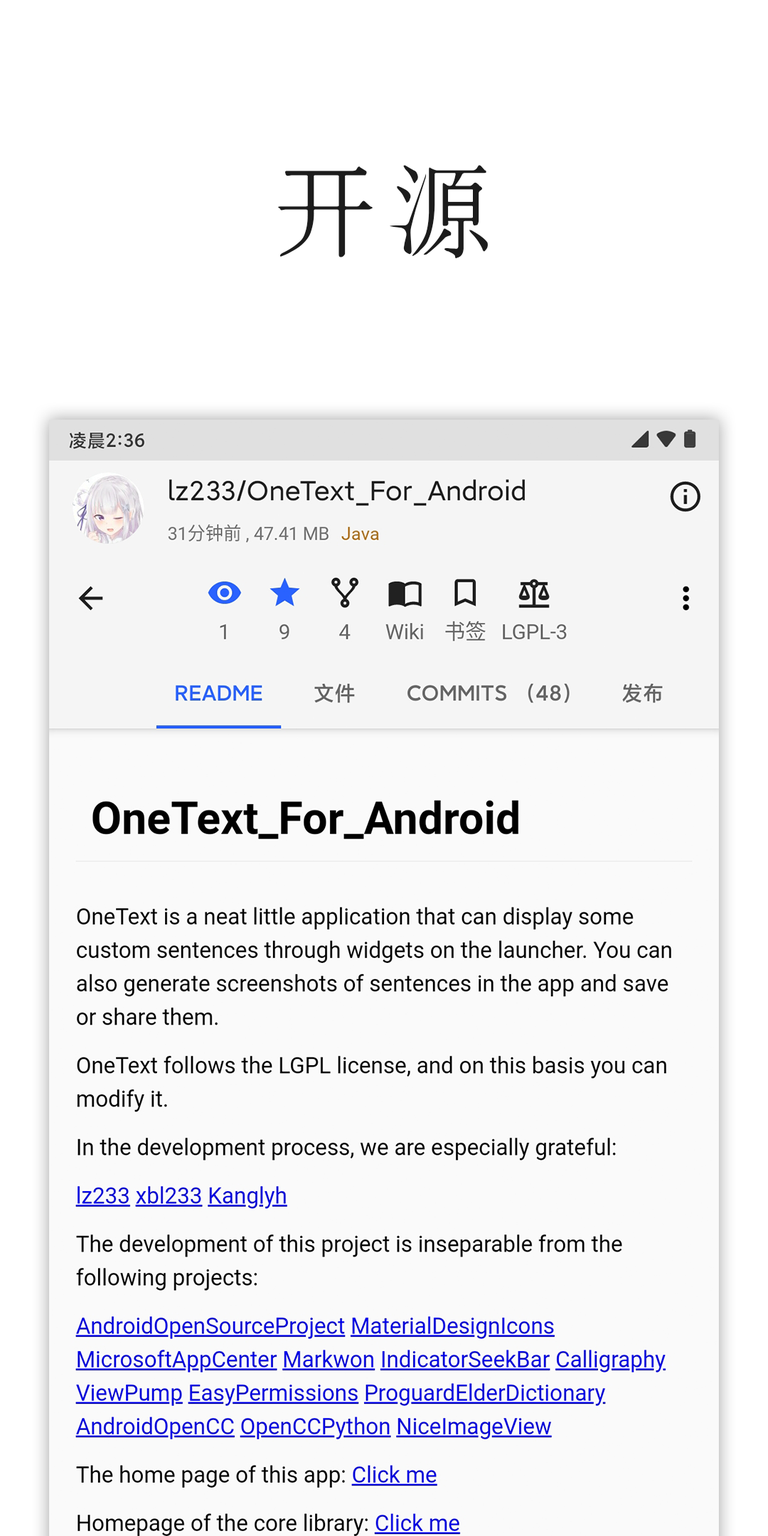
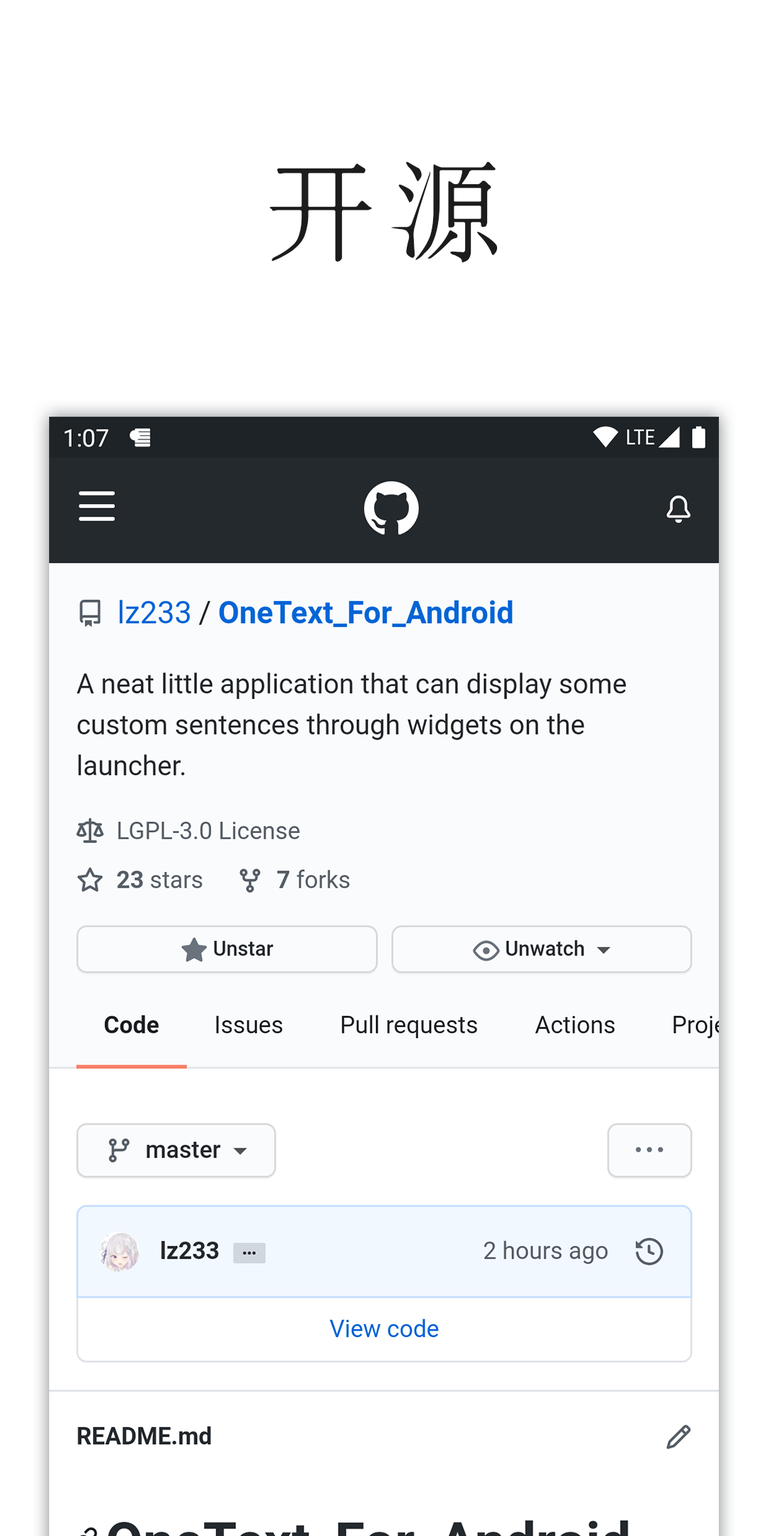
Before/after of a 768×1536 layered artwork. What changed in the layer stack:
renamed "Screenshot_2020-02-03-23-24-09-366_com.fastaccess" to "Screenshot_1595869639", moved it above "开源", painted on it over [49, 416, 719, 1536]
painted on "开源" over [269, 161, 498, 264]
